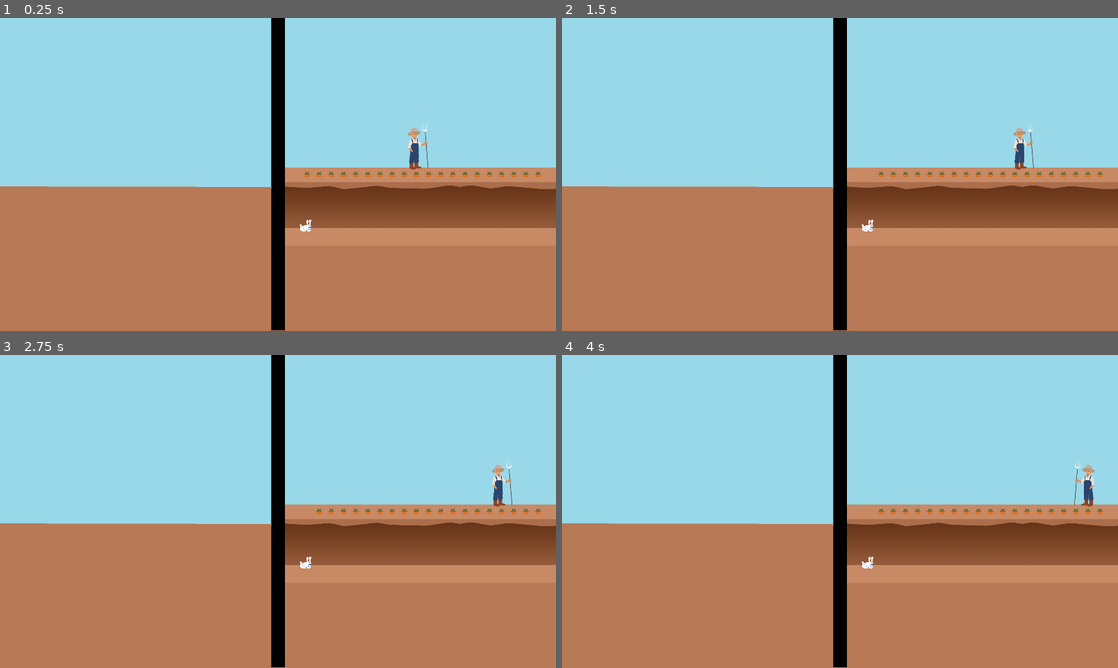
Above: before the commit, frames 1-4 (two rows, left to right).
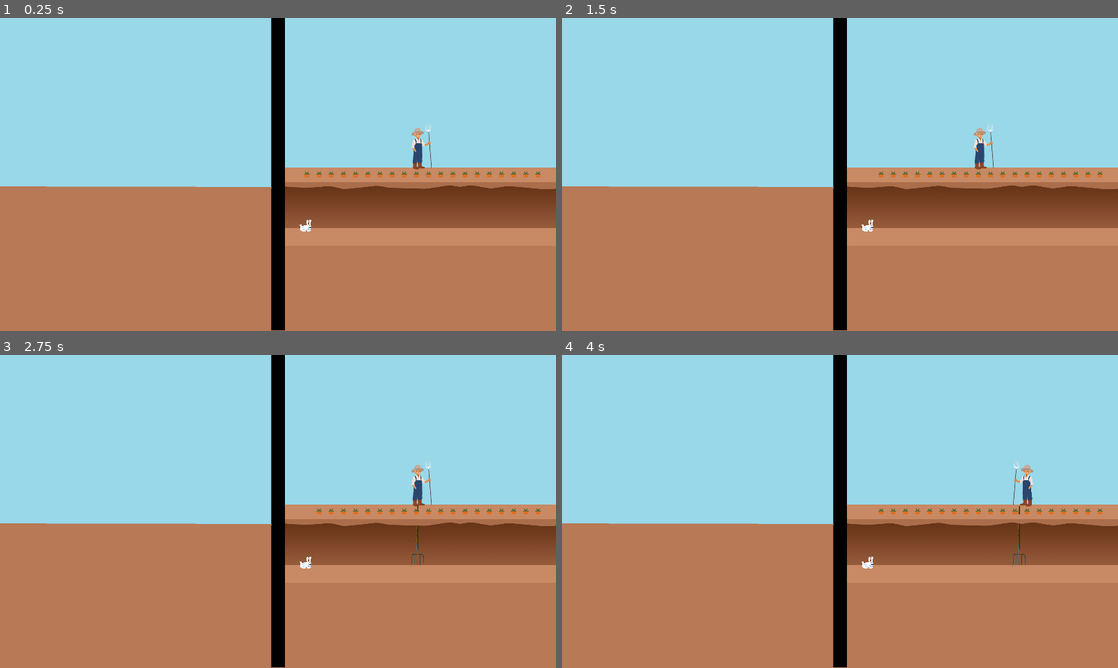
Above: after the commit, the same moments.

Repository: Brusi/ggj23
Game: Godot game, scene res://Game.tscn
Same seed, same stepped clock (60 frames per second), same inputs: the game is played once before the commit and once after it.
Inputs:
- Up to frame 1 (0.25 s): no input
- Up to frame 2 (1.5 s): tap Enter at 0.5 s; hold D (farmer_right) 0.53-1.28 s; hold S (farmer_pitchfork, bound only after the commit) 0.53-1.28 s; hold Down (rabbit_down) from 1.28 s (still down); tap S (farmer_pitchfork, bound only after the commit) at 1.35 s
- Up to frame 3 (2.75 s): tap Space at 2 s; release Down (rabbit_down) at 2.03 s; hold D (farmer_right) from 2.03 s (still down); hold S (farmer_pitchfork, bound only after the commit) from 2.03 s (still down)
- Up to frame 4 (4 s): release S (farmer_pitchfork, bound only after the commit) at 2.78 s; tap S (farmer_pitchfork, bound only after the commit) at 2.85 s; release D (farmer_right) at 3.53 s; hold A (farmer_left) from 3.53 s (still down); hold S (farmer_pitchfork, bound only after the commit) from 3.53 s (still down)

The runs differ from the first frame. In frame 1, 0.3% of the frame differs, in the area x 73-78%, y 33-49%; in frame 2, 0.5%; in frame 3, 0.6%; in frame 4, 0.6%, in the area x 81-96%, y 33-68%.

Commit message:
Farmer can now stab the rabbit

Diff:
--- a/project/Farmer.gd
+++ b/project/Farmer.gd
@@ -2,19 +2,29 @@
 
 export var min_x: = 980
 export var max_x: = 1920
-
 export var speed: = 200.0
+var stabbing_margin = 20
+var is_stabbing: bool = false
+onready var rabbit = get_node("/root/Game/Rabbit")
 
 func _ready():
-	pass # Replace with function body.
+	$Pitchfork.visible = false
 
 func _physics_process(delta):
+	if Input.is_action_pressed("farmer_pitchfork"):
+		self.pitchfork_stab()
+	else:
+		self.pitchfork_disabled()
+
 	var dir: = 0
 	if Input.is_action_pressed("farmer_right"):
 		dir += 1
 	if Input.is_action_pressed("farmer_left"):
 		dir -= 1
-	position.x += speed * delta * dir
+
+	# Farmer cannot move when pitchfork is in the ground
+	if not self.is_stabbing:
+		position.x += speed * delta * dir
 
 	if position.x < min_x - 21:
 		position.x += (max_x - min_x)
@@ -27,3 +37,13 @@
 	elif dir < 0:
 		$Sprite.flip_h = true
 		$Sprite/Clone.flip_h = true
+
+func pitchfork_stab():
+	self.is_stabbing = true
+	$Pitchfork.visible = true
+	if rabbit.position.x <= self.position.x + stabbing_margin and rabbit.position.x >= self.position.x - stabbing_margin:
+		rabbit.die()
+
+func pitchfork_disabled():
+	self.is_stabbing = false
+	$Pitchfork.visible = false
--- a/project/Farmer.tscn
+++ b/project/Farmer.tscn
@@ -1,15 +1,21 @@
-[gd_scene load_steps=3 format=2]
+[gd_scene load_steps=4 format=2]
 
 [ext_resource path="res://assets/farmer.png" type="Texture" id=1]
 [ext_resource path="res://Farmer.gd" type="Script" id=2]
+[ext_resource path="res://assets/pitchfork.png" type="Texture" id=3]
 
 [node name="Farmer" type="Node2D"]
 script = ExtResource( 2 )
 
 [node name="Sprite" type="Sprite" parent="."]
-position = Vector2( 1, -3 )
+position = Vector2( 13, -3 )
 texture = ExtResource( 1 )
 
 [node name="Clone" type="Sprite" parent="Sprite"]
 position = Vector2( 940, 0 )
 texture = ExtResource( 1 )
+
+[node name="Pitchfork" type="Sprite" parent="."]
+position = Vector2( -1, 181 )
+scale = Vector2( 0.441748, 0.441748 )
+texture = ExtResource( 3 )
--- a/project/project.godot
+++ b/project/project.godot
@@ -52,6 +52,11 @@
 "events": [ Object(InputEventKey,"resource_local_to_scene":false,"resource_name":"","device":0,"alt":false,"shift":false,"control":false,"meta":false,"command":false,"pressed":false,"scancode":0,"physical_scancode":16777234,"unicode":0,"echo":false,"script":null)
  ]
 }
+farmer_pitchfork={
+"deadzone": 0.5,
+"events": [ Object(InputEventKey,"resource_local_to_scene":false,"resource_name":"","device":0,"alt":false,"shift":false,"control":false,"meta":false,"command":false,"pressed":false,"scancode":0,"physical_scancode":83,"unicode":0,"echo":false,"script":null)
+ ]
+}
 
 [physics]
 
Binary file added: project/assets/pitchfork.png
Not shown, added: project/assets/pitchfork.png.import
